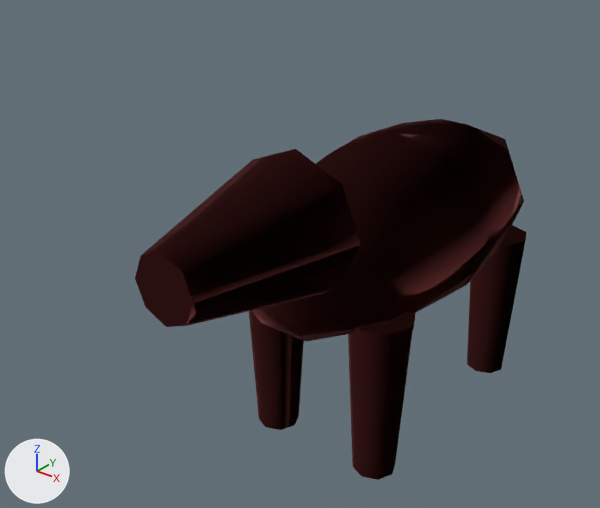
One commit to the glTF model public/models/mon_hound.glb: the scene before it, then after it.
Both versions are drawn from a 50 mm camera at (1.34, -2.19, 1.79) aimed at (-0.16, -0.31, 0.63). The lights are fixed; the arrows at lower left show +X, +Y and +Z. The picture after the commit comes second. Where no turn or scale is listed for an object, it has been applied to the vertices. Vertices at exactly the same position are counted once.

In view in the first picture: 'hound_body'.
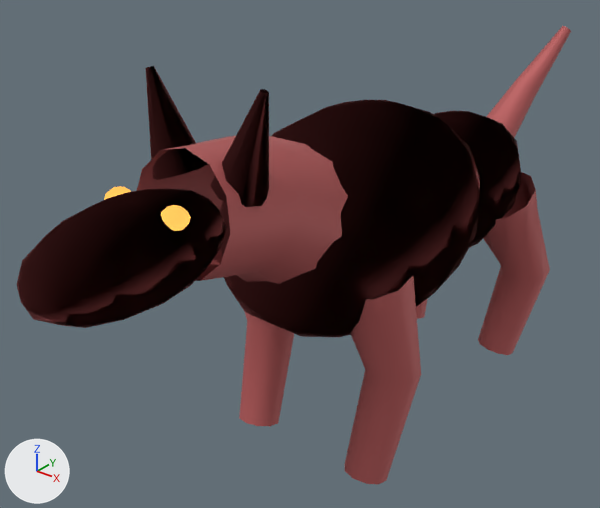
Pixel boxes (x1, y1, x2, y2) of what changed, in the pictures (600 x 508 px):
'hound_body', reshaped (42% wider, 27% taller)
    before: (135, 119, 526, 480)
    after: (17, 26, 571, 484)
'hound_eyes', added
    after: (104, 186, 190, 231)
part 1 of me_hound_body, rebuilt (7% taller)
    before: (251, 119, 524, 341)
    after: (220, 100, 480, 337)
part 2 of me_hound_body, rebuilt
    before: (135, 149, 361, 327)
    after: (137, 136, 348, 284)
part 3 of me_hound_body, rebuilt
    before: (348, 311, 415, 480)
    after: (344, 276, 421, 484)
part 4 of me_hound_body, rebuilt
    before: (467, 225, 526, 373)
    after: (478, 172, 550, 355)
part 5 of me_hound_body, rebuilt
    before: (249, 311, 304, 430)
    after: (239, 313, 294, 426)
part 6 of me_hound_body, rebuilt (mostly hidden)
    before: (413, 313, 416, 329)
    after: (416, 298, 428, 319)
part 7 of me_hound_body, added
    after: (433, 110, 522, 248)
part 8 of me_hound_body, added
    after: (17, 188, 227, 328)
part 9 of me_hound_body, added (pink)
    after: (487, 26, 571, 138)
part 10 of me_hound_body, added
    after: (146, 66, 208, 180)
part 11 of me_hound_body, added (pink)
    after: (210, 89, 269, 207)

What changed in the scene script:
```text
Add mat_hound_eyes_mat:
    mat_hound_eyes_mat = principled_material('hound_eyes_mat')
    mat_hound_eyes_mat.base_color = (0.984, 0.749, 0.141)  # yellow #fde069
    mat_hound_eyes_mat.metallic = 0.25
    mat_hound_eyes_mat.roughness = 0.65
    mat_hound_eyes_mat.emission_color = (1.269, 0.586, 0.112)  # orange #ffc95e
    mat_hound_eyes_mat.emission_strength = 1.0
Change me_hound_body:
    used by ob_hound_body; location = (0.0, 0.0, 0.0)
    remove me_hound_body.from_pydata(...)  # 157 vertices, 270 faces; spans x -0.32..0.32, y -1.03..0.68, z 0.0..1.07
    add me_hound_body.from_pydata(...)  # 523 vertices, 902 faces; spans x -0.33..0.33, y -1.4..1.08, z 0.02..1.33
    me_hound_body part 1: the loose piece of 67 vertices spanning x -0.32..0.32, y -0.68..0.68, z 0.38..0.98 is rebuilt with 121 vertices and now spans x -0.33..0.33, y -0.74..0.26, z 0.44..1.12
    me_hound_body part 2: the loose piece of 18 vertices spanning x -0.22..0.22, y -1.03..-0.53, z 0.63..1.07 is rebuilt with 36 vertices and now spans x -0.22..0.22, y -0.99..-0.41, z 0.66..1.18
    me_hound_body part 3: the loose piece of 18 vertices spanning x 0.1..0.3, y -0.48..-0.28, z 0.0..0.56 is rebuilt with 30 vertices and now spans x 0.09..0.32, y -0.56..-0.28, z 0.02..0.75
    me_hound_body part 4: the loose piece of 18 vertices spanning x 0.1..0.3, y 0.28..0.48, z 0.0..0.56 is rebuilt with 30 vertices and now spans x 0.06..0.33, y 0.26..0.65, z 0.02..0.76
    me_hound_body part 5: the loose piece of 18 vertices spanning x -0.3..-0.1, y -0.48..-0.28, z 0.0..0.56 is rebuilt with 30 vertices and now spans x -0.32..-0.09, y -0.56..-0.28, z 0.02..0.75
    me_hound_body part 6: the loose piece of 18 vertices spanning x -0.3..-0.1, y 0.28..0.48, z 0.0..0.56 is rebuilt with 30 vertices and now spans x -0.33..-0.06, y 0.26..0.65, z 0.02..0.76
    me_hound_body part 7: a new loose piece of 93 vertices spanning x -0.24..0.24, y -0.17..0.73, z 0.47..0.97, in mat_hound_body_mat (pink #bb5f5f)
    me_hound_body part 8: a new loose piece of 93 vertices spanning x -0.14..0.14, y -1.4..-0.84, z 0.85..1.11, in mat_hound_body_mat (pink #bb5f5f)
    me_hound_body part 9: a new loose piece of 24 vertices spanning x -0.08..0.1, y 0.58..1.08, z 0.69..1.17, in mat_hound_body_mat (pink #bb5f5f)
    me_hound_body part 10: a new loose piece of 18 vertices spanning x -0.19..-0.03, y -0.93..-0.79, z 1.05..1.33, in mat_hound_body_mat (pink #bb5f5f)
    me_hound_body part 11: a new loose piece of 18 vertices spanning x 0.03..0.19, y -0.93..-0.79, z 1.05..1.33, in mat_hound_body_mat (pink #bb5f5f)
Add me_hound_eyes:
    me_hound_eyes.from_pydata(...)  # 84 vertices, 160 faces; spans x -0.125..0.125, y -1.095..-1.025, z 1.042..1.098
    me_hound_eyes.materials.append(mat_hound_eyes_mat)  # yellow #fde069, glowing orange #ffc95e
Add ob_hound_eyes:
    ob_hound_eyes = bpy.data.objects.new('hound_eyes', me_hound_eyes)
    ob_hound_eyes.location = (0.0, 0.0, 0.0)
```
